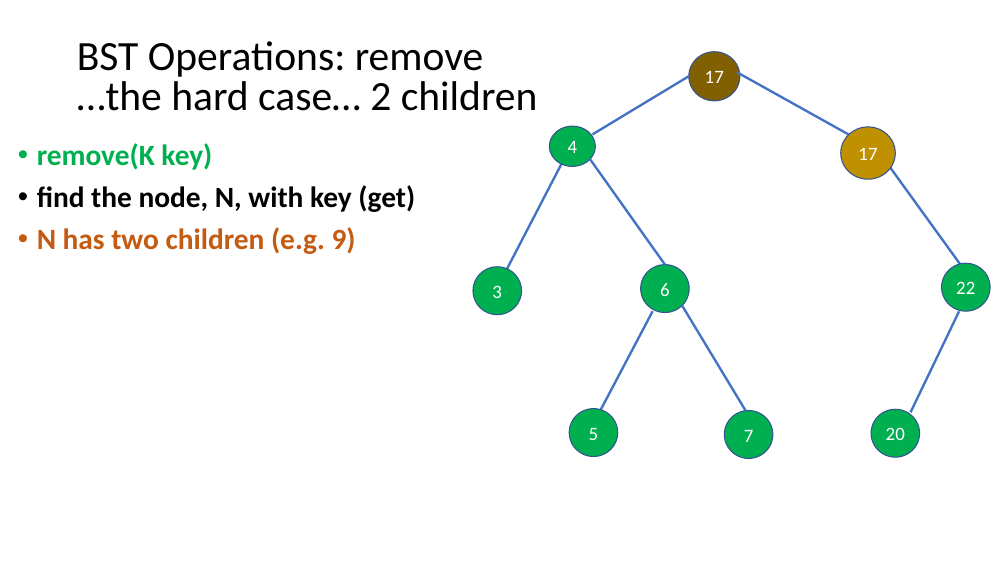
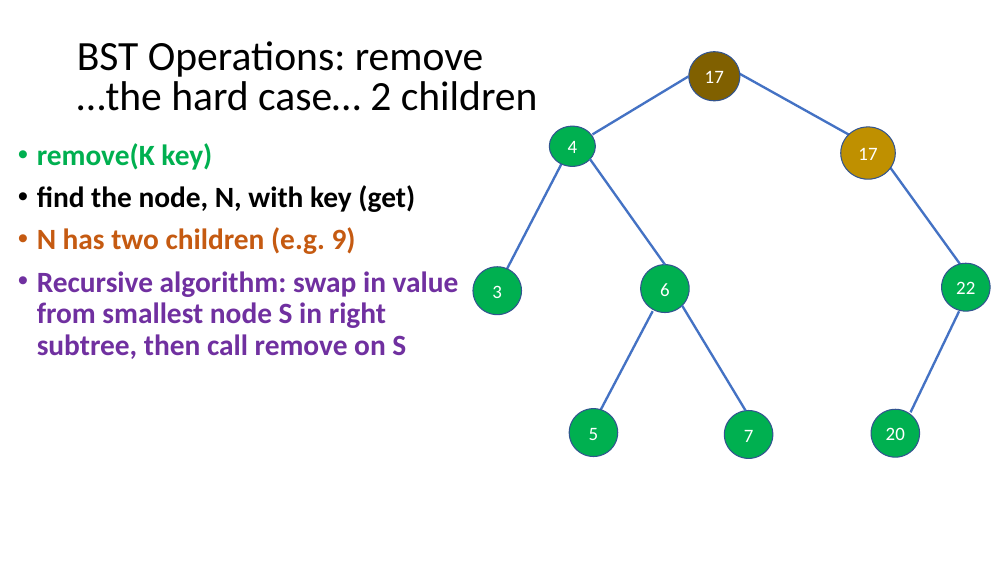
Before and after one commit to dickinson-comp232-fall22/dickinson-comp232-fall22.github.io, a slide deck: slide 10 of resources/class13/class13-BSTs.pptx (slide 8 before the commit). Drawn at 1008x567 pixels with LibreOffice and Linux fonts; fonts in the diff are those of the drawing. Boxes give left, top, right and bottom in pixels: in the first picture for what was removed or moved away, otherwise in the second. Text is boxed around its words. In the diff, an @@ line names an element or a change of style, - is before the commit and + after.

```diff
--- a/resources/class13/class13-BSTs.pptx
+++ b/resources/class13/class13-BSTs.pptx
@@ text at <box>37,271,459,359</box>: paragraph added @@
+• Recursive algorithm: swap in value from smallest node S in right subtree, then call remove on S
```
Also in this commit, not shown: 8 other slides changed, 2 slides added, 1 other file.
